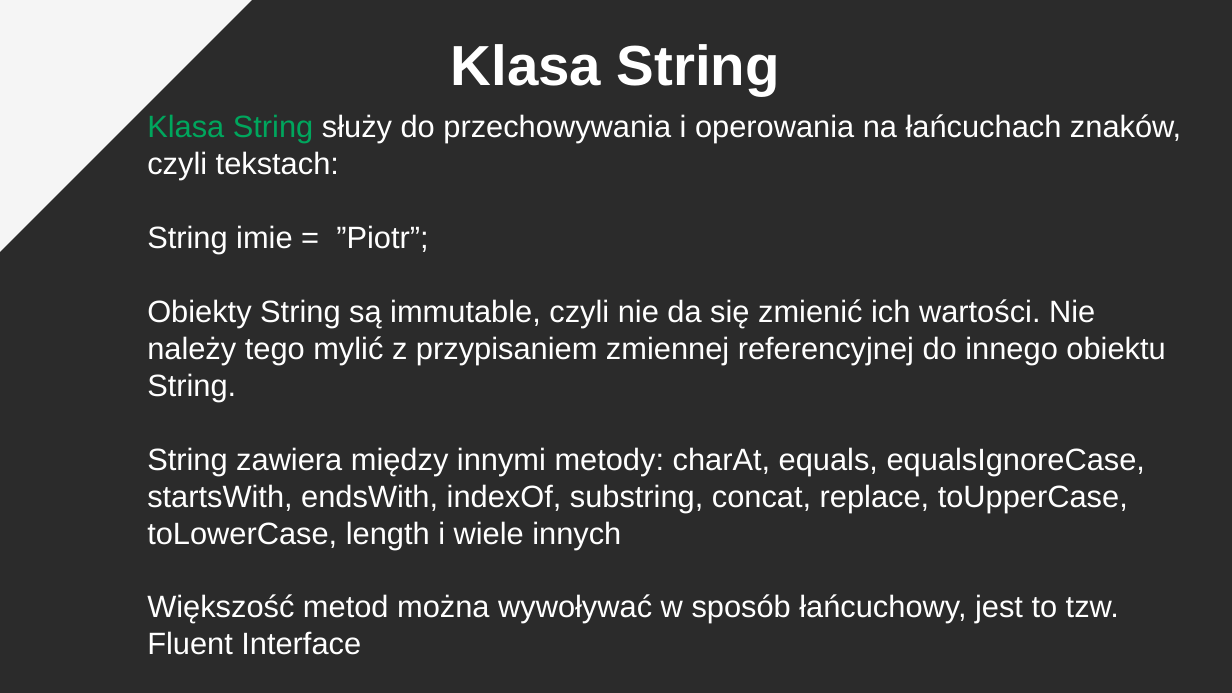
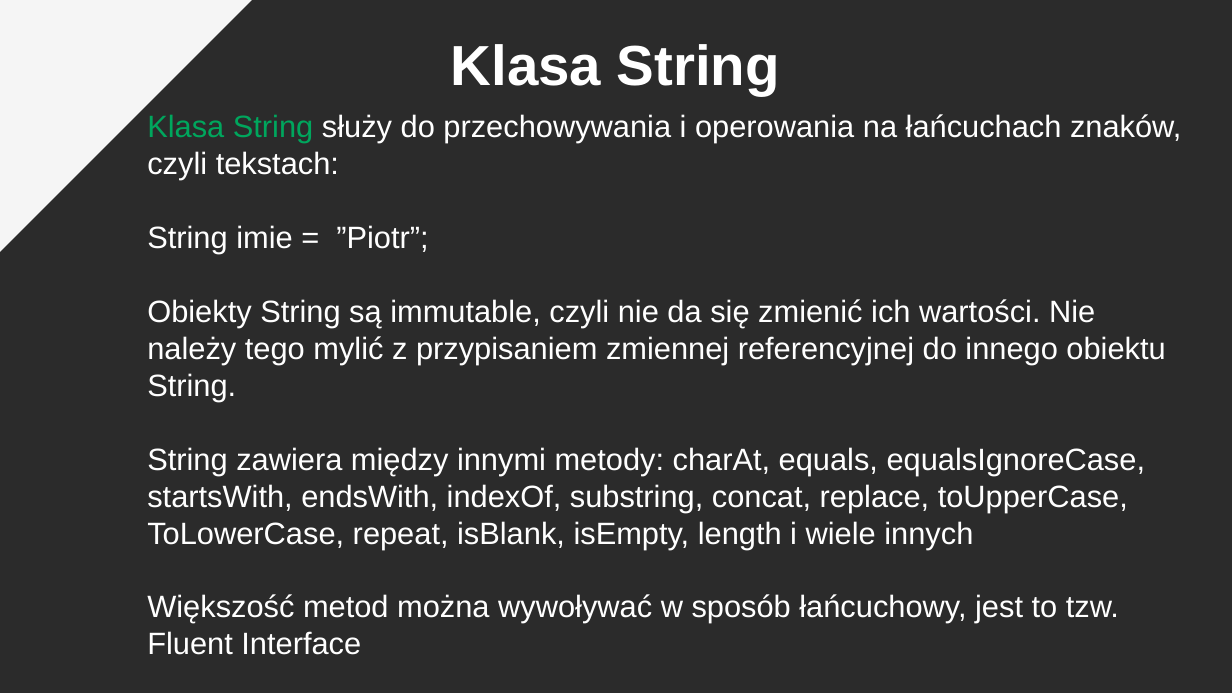
Before and after one commit to pkrajnik/WprowadzenieDoJava4Zajecia, a slide deck: slide 24 of WprowadzenieDoJezykaJAVA_v3_PiotrKrajnik.pptx. Drawn at 1232x693 pixels with LibreOffice and Linux fonts; fonts in the diff are those of the drawing; background and template pictures are left out; a plain dark background stands for a picture behind light text. Boxes give left, top, right and bottom in pixels: in the first picture for what was removed or moved away, otherwise in the second. Text is boxed around its words. In the diff, an @@ line names an element or a change of style, - is before the commit and + after.

```diff
--- a/WprowadzenieDoJezykaJAVA_v3_PiotrKrajnik.pptx
+++ b/WprowadzenieDoJezykaJAVA_v3_PiotrKrajnik.pptx
@@ text at bbox=[147, 521, 973, 549]: text changed @@
-toLowerCase, length i wiele innych
+ToLowerCase, repeat, isBlank, isEmpty, length i wiele innych
```
Also in this commit, not shown: 3 other slides changed.
